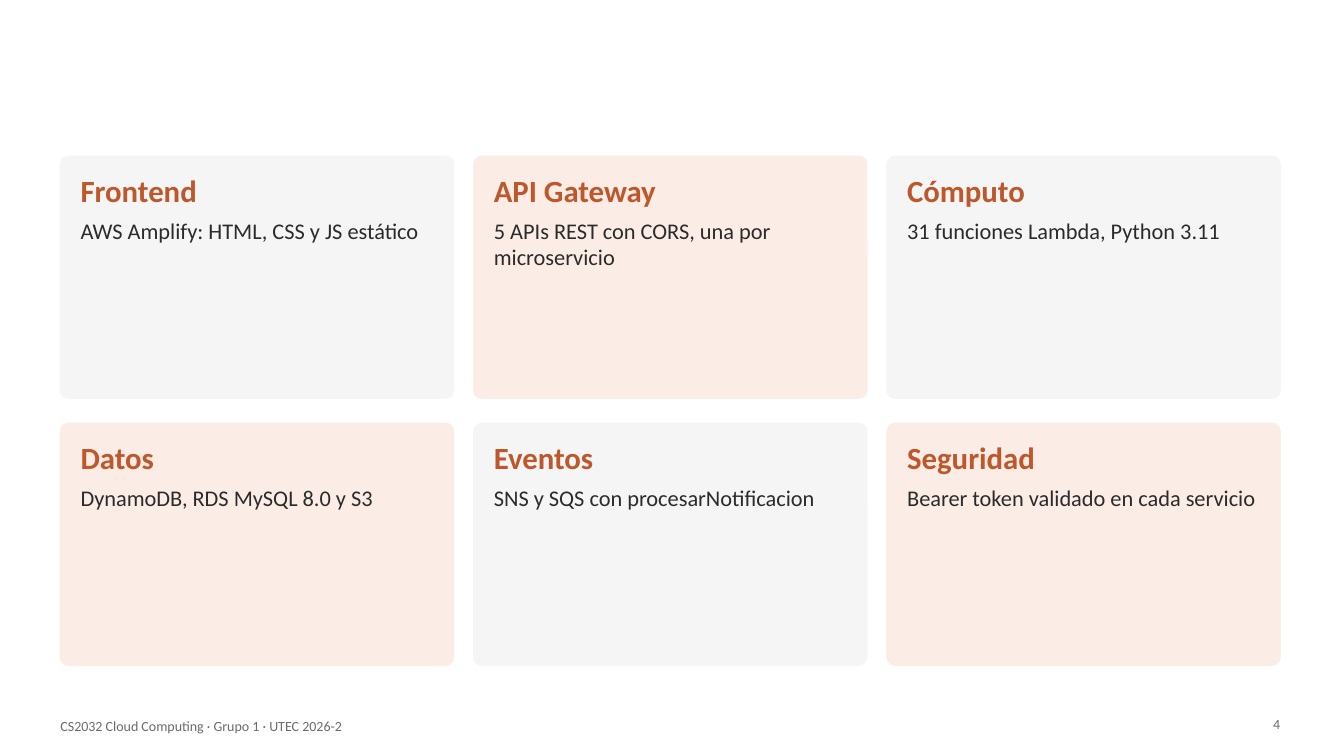
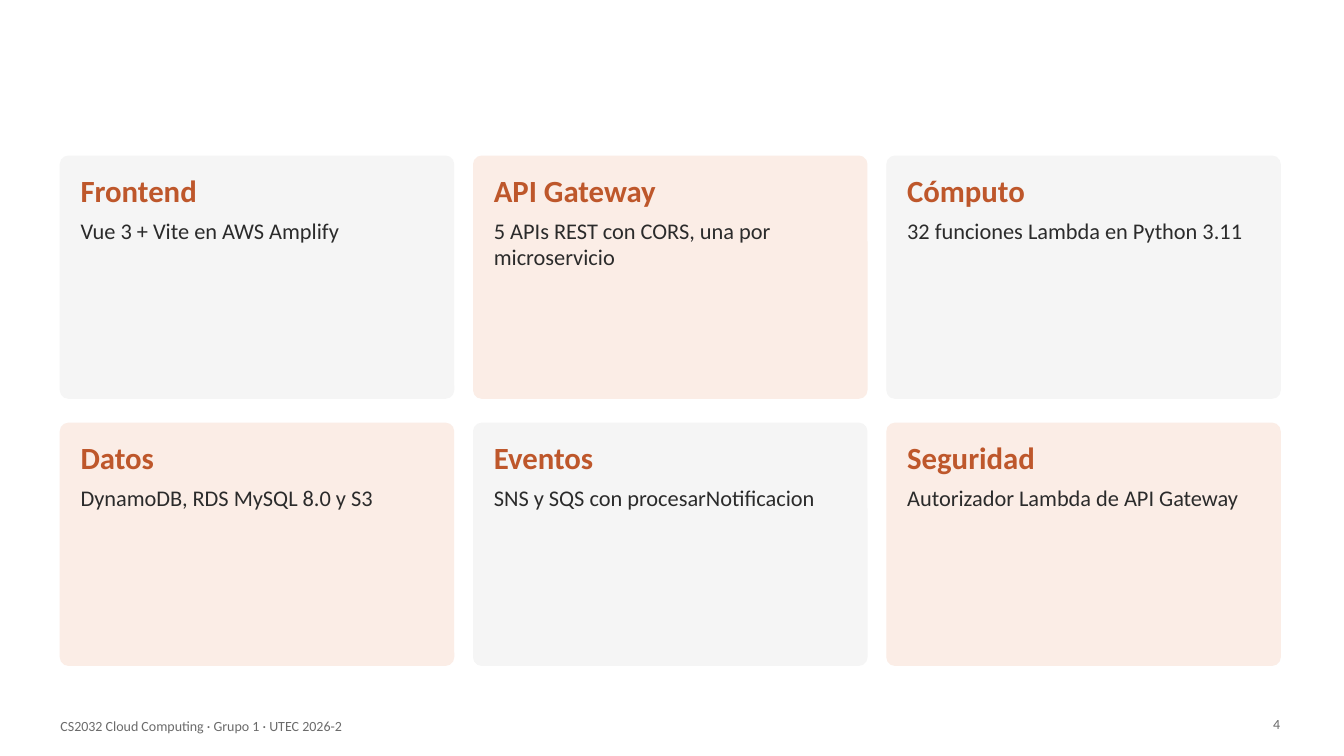
Before and after one commit to santiagodavila-ops/Proyecto-Final-Cloud-Computing-v2, a slide deck: slide 4 of presentacion/Presentacion_CS2032_Grupo1.pptx. Drawn at 1344x756 pixels with LibreOffice and Linux fonts; fonts in the diff are those of the drawing. Boxes give left, top, right and bottom in pixels: in the first picture for what was removed or moved away, otherwise in the second. Text is boxed around its words. In the diff, an @@ line names an element or a change of style, - is before the commit and + after.

```diff
--- a/presentacion/Presentacion_CS2032_Grupo1.pptx
+++ b/presentacion/Presentacion_CS2032_Grupo1.pptx
@@ text at (x1=81, y1=223, x2=339, y2=243): text changed @@
-AWS Amplify: HTML, CSS y JS estático
+Vue 3 + Vite en AWS Amplify
@@ text at (x1=907, y1=223, x2=1242, y2=243): text changed @@
-31 funciones Lambda, Python 3.11
+32 funciones Lambda en Python 3.11
@@ text at (x1=907, y1=490, x2=1238, y2=510): text changed @@
-Bearer token validado en cada servicio
+Autorizador Lambda de API Gateway
```
Also in this commit, not shown: 15 other slides changed, 2 other files.
